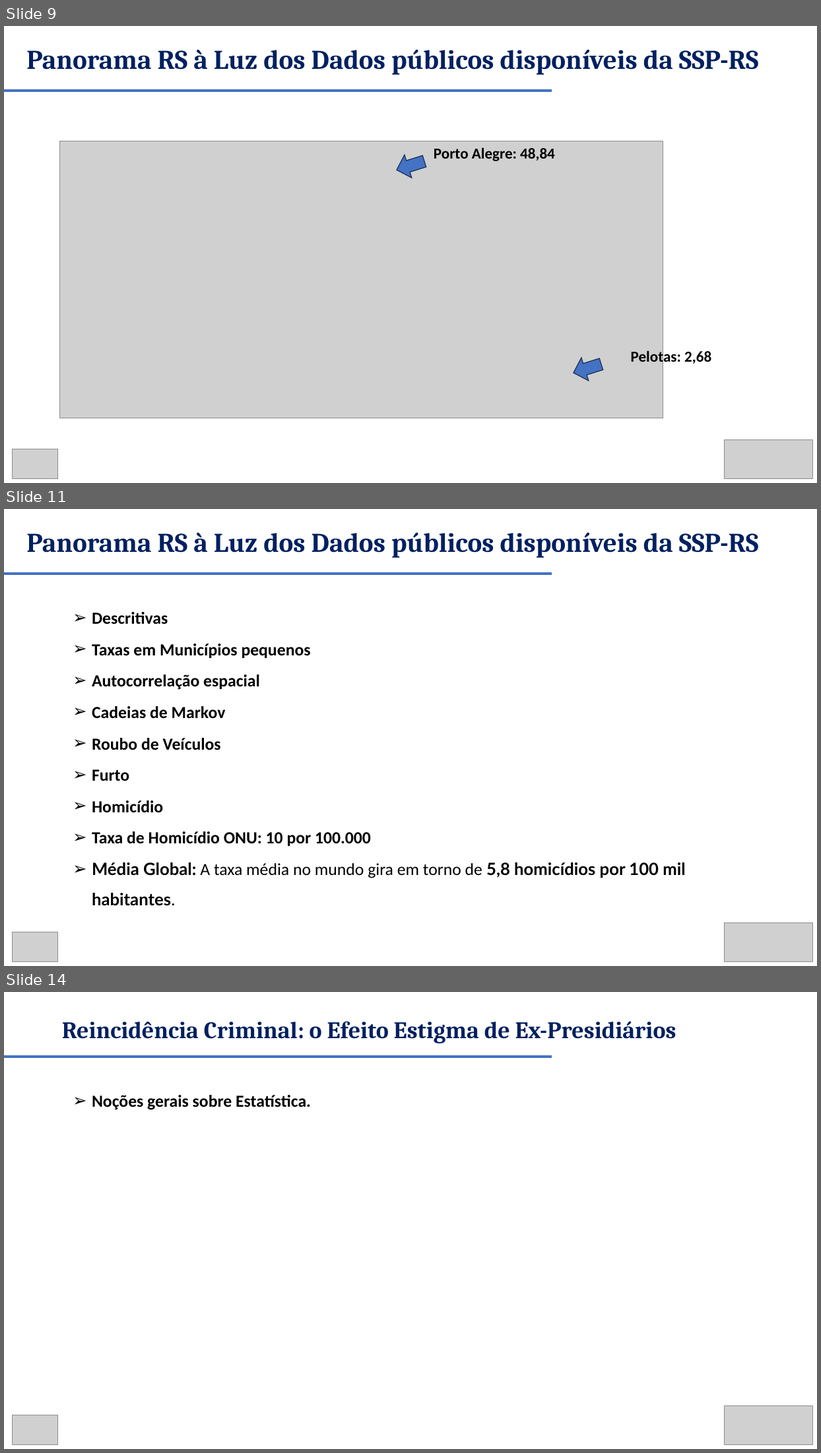
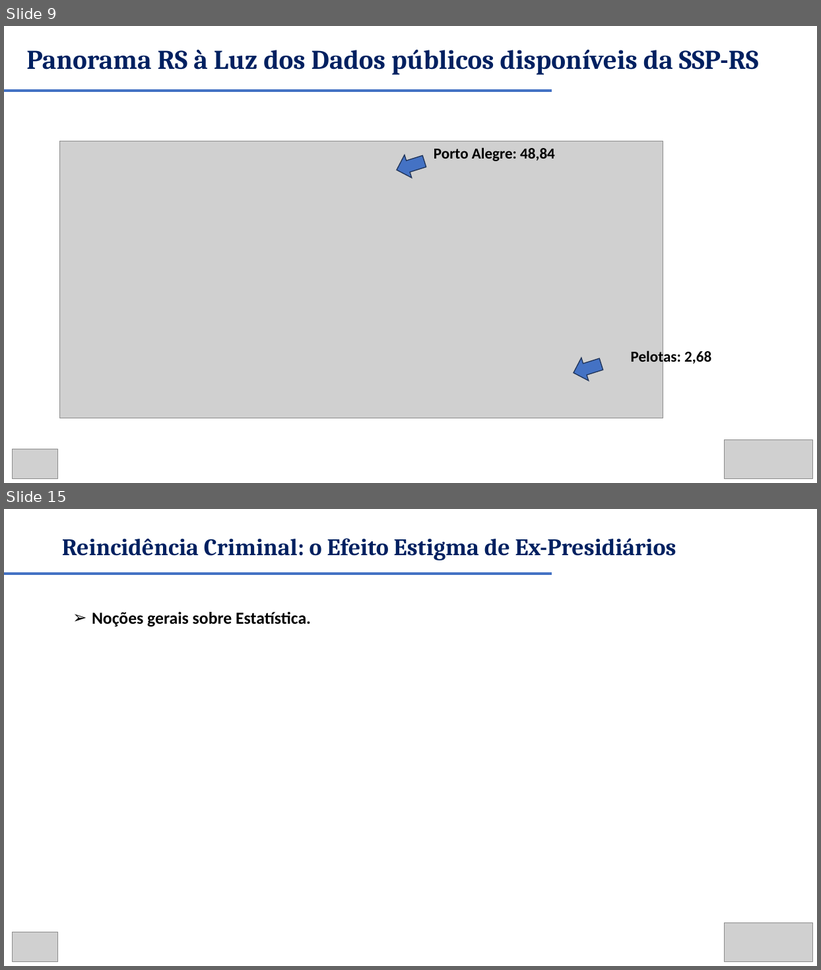
Before and after one commit to renanxcortes/semanistica_2026, a slide deck: DIA 2 - APRESENTACAO - VERSAO AMPLIADA FINAL.pptx. Shown one above the other, each under a label of ours: slides 9, 11 and 14 before the commit, slides 9 and 15 after it; the slides between them are not shown. The pictures are 821x1453 and 821x970 pixels, drawn with LibreOffice and Linux fonts; fonts in the diff are those of the drawing; grey boxes stand for pictures. Boxes give left, top, right and bottom in pixels: in the first picture for what was removed or moved away, otherwise in the second. Text is boxed around its words. In the diff, an @@ line names an element or a change of style, - is before the commit and + after.

```diff
--- a/DIA 2 - APRESENTACAO - VERSAO AMPLIADA FINAL.pptx
+++ b/DIA 2 - APRESENTACAO - VERSAO AMPLIADA FINAL.pptx
@@ slide 11 removed at (x1=4, y1=509, x2=817, y2=966), background #FFFFFF @@
@@ text removed at (x1=26, y1=532, x2=759, y2=558) @@
-Panorama RS à Luz dos Dados públicos disponíveis da SSP-RS
@@ line removed from (4, 574) to (552, 574) @@
@@ text removed at (x1=92, y1=612, x2=685, y2=906) @@
-➢ Descritivas
-➢ Taxas em Municípios pequenos
-➢ Autocorrelação espacial
-➢ Cadeias de Markov
-➢ Roubo de Veículos
-➢ Furto
-➢ Homicídio
-➢ Taxa de Homicídio ONU: 10 por 100.000
-➢ Média Global: A taxa média no mundo gira em torno de 5,8 homicídios por 100 mil habitantes.
@@ picture removed at (x1=725, y1=923, x2=813, y2=962) @@
@@ picture removed at (x1=12, y1=932, x2=57, y2=962) @@
@@ what was slide 14 is now slide 15 @@
```
Also in this commit, not shown: 3 slides changed, 4 slides added, 2 other slides removed, 2 other files.
